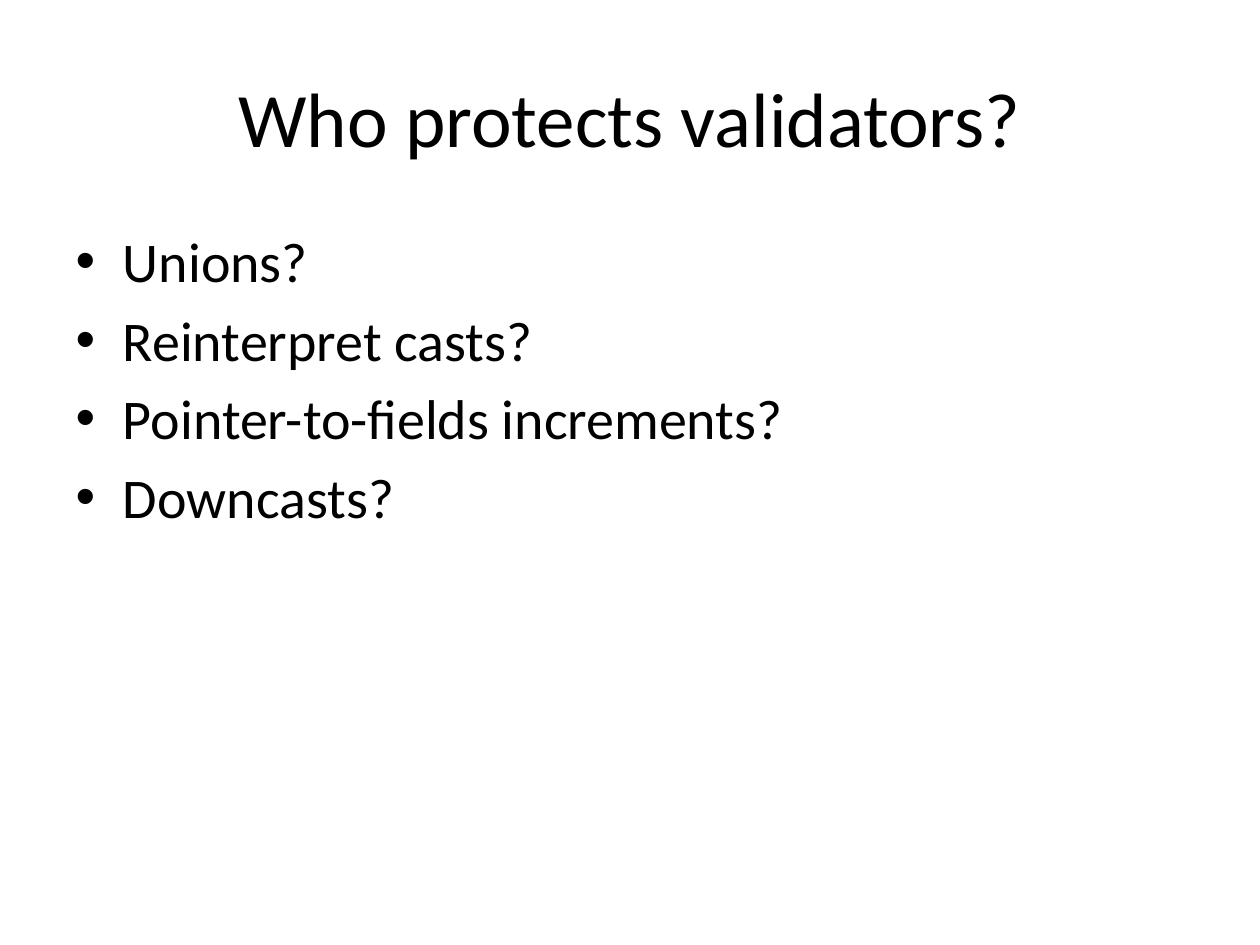
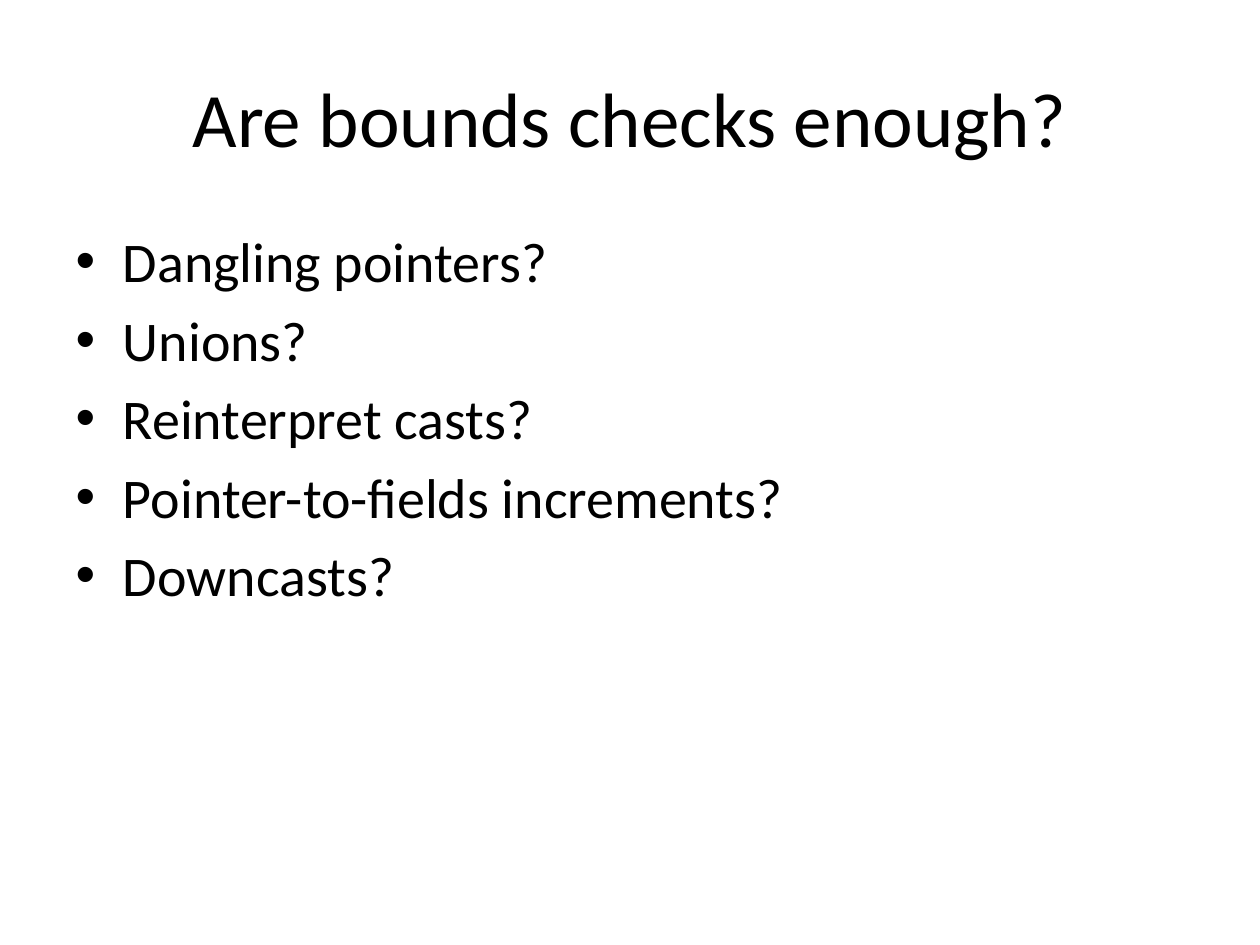
Before and after one commit to vovkos/jancy, a slide deck: slide 16 of doc/pres/Jancy FOSDEM 2016.pptx (slide 18 before the commit). Drawn at 1260x945 pixels with LibreOffice and Linux fonts; fonts in the diff are those of the drawing. Boxes give left, top, right and bottom in pixels: in the first picture for what was removed or moved away, otherwise in the second. Text is boxed around its words. In the diff, an @@ line names an element or a change of style, - is before the commit and + after.

```diff
--- a/doc/pres/Jancy FOSDEM 2016.pptx
+++ b/doc/pres/Jancy FOSDEM 2016.pptx
@@ title at [193, 93, 1066, 161]: text changed @@
-Who protects validators?
+Are bounds checks enough?
@@ text at [123, 243, 547, 292]: paragraph added @@
+• Dangling pointers?
```
Also in this commit, not shown: 7 other slides changed, 1 slide added, 1 slide removed, 2 other files.
